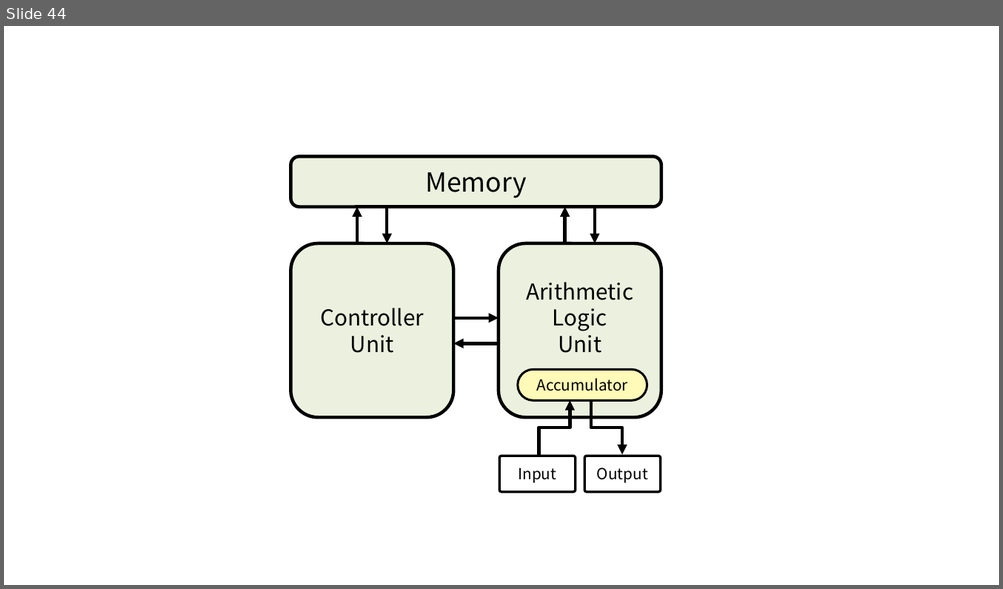
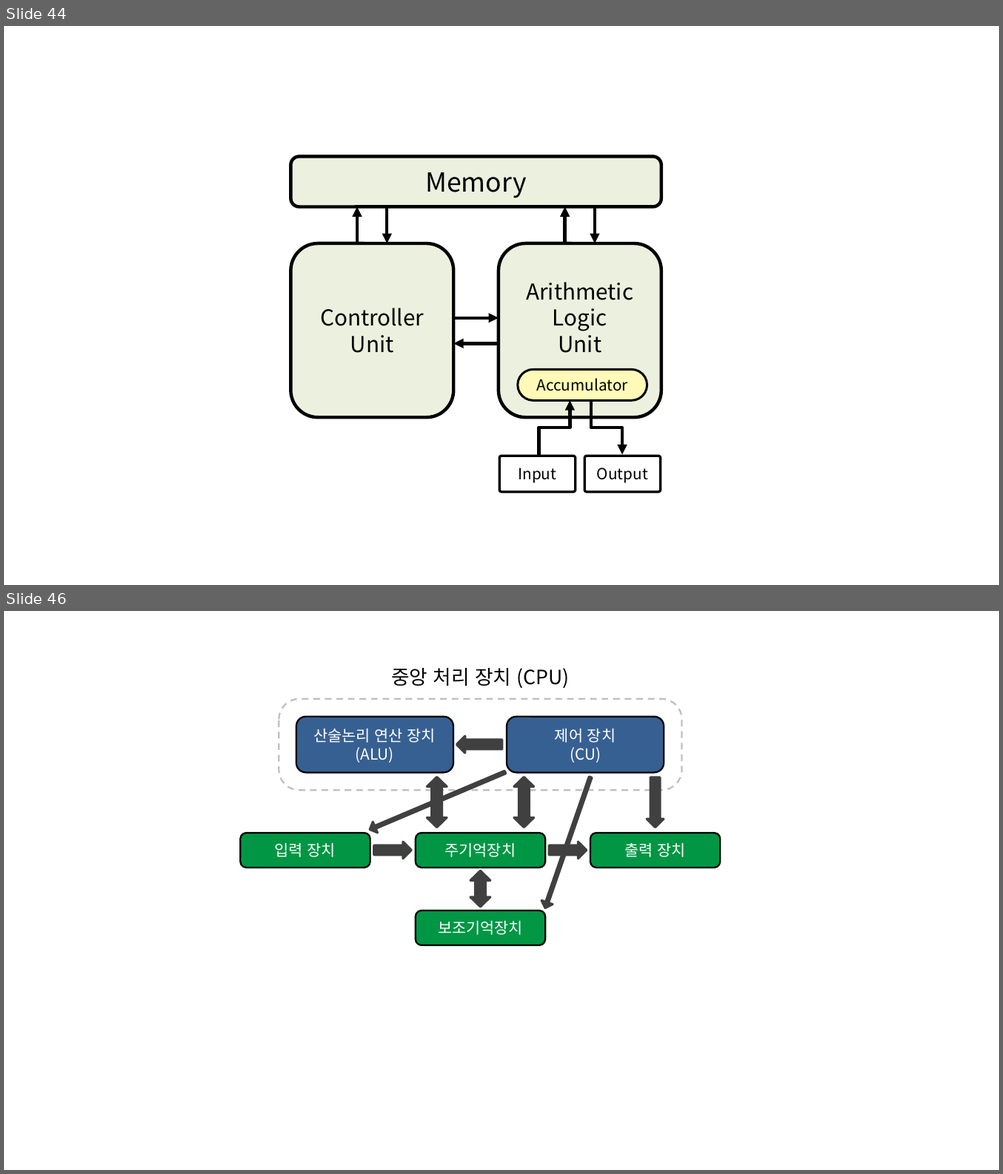
Before and after one commit to momo1108/blog, a slide deck: assets/etc/이미지제작용.pptx. Shown one above the other, each under a label of ours: slide 44 before the commit, slides 44 and 46 after it; the slides between them are not shown. The pictures are 1003x589 and 1003x1174 pixels, drawn with LibreOffice and Linux fonts; fonts in the diff are those of the drawing. Boxes give left, top, right and bottom in pixels: in the first picture for what was removed or moved away, otherwise in the second. Text is boxed around its words. In the diff, an @@ line names an element or a change of style, - is before the commit and + after.

```diff
--- a/assets/etc/이미지제작용.pptx
+++ b/assets/etc/이미지제작용.pptx
@@ slide 46 added at <box>4,611,999,1170</box>, background #FFFFFF @@
@@ text added at <box>391,668,569,688</box>, 18 pt, text #000000 @@
+중앙 처리 장치 (CPU)
@@ rounded rectangle added at <box>279,698,681,790</box>, outline #BFBFBF 1.5 pt dashed @@
@@ rounded rectangle added at <box>296,717,453,773</box>, fill #376092, outline #000000 1.5 pt, 14 pt, text #FFFFFF @@
+산술논리 연산 장치
+(ALU)
@@ rounded rectangle added at <box>506,717,664,773</box>, fill #376092, outline #000000 1.5 pt, 14 pt, text #FFFFFF @@
+제어 장치
+(CU)
@@ right arrow added at <box>456,736,502,753</box>, fill #404040, outline #404040 2 pt @@
@@ right arrow added at <box>367,766,507,835</box>, fill #404040, outline #404040 2 pt @@
@@ up down arrow added at <box>427,777,447,827</box>, fill #404040, outline #404040 2 pt @@
@@ up down arrow added at <box>514,777,534,827</box>, fill #404040, outline #404040 2 pt @@
@@ right arrow added at <box>539,775,596,910</box>, fill #404040, outline #404040 2 pt @@
@@ right arrow added at <box>646,777,664,828</box>, fill #404040, outline #404040 2 pt @@
@@ rounded rectangle added at <box>240,833,370,868</box>, fill #009644, outline #000000 1.5 pt, 14 pt, text #FFFFFF @@
+입력 장치
@@ right arrow added at <box>373,841,411,859</box>, fill #404040, outline #404040 2 pt @@
@@ rounded rectangle added at <box>415,833,545,868</box>, fill #009644, outline #000000 1.5 pt, 14 pt, text #FFFFFF @@
+주기억장치
@@ right arrow added at <box>549,841,586,859</box>, fill #404040, outline #404040 2 pt @@
@@ rounded rectangle added at <box>591,833,720,868</box>, fill #009644, outline #000000 1.5 pt, 14 pt, text #FFFFFF @@
+출력 장치
@@ up down arrow added at <box>470,871,490,907</box>, fill #404040, outline #404040 2 pt @@
@@ rounded rectangle added at <box>415,911,545,945</box>, fill #009644, outline #000000 1.5 pt, 14 pt, text #FFFFFF @@
+보조기억장치
```
Also in this commit, not shown: 1 slide changed, 3 other slides added, 5 other files.
